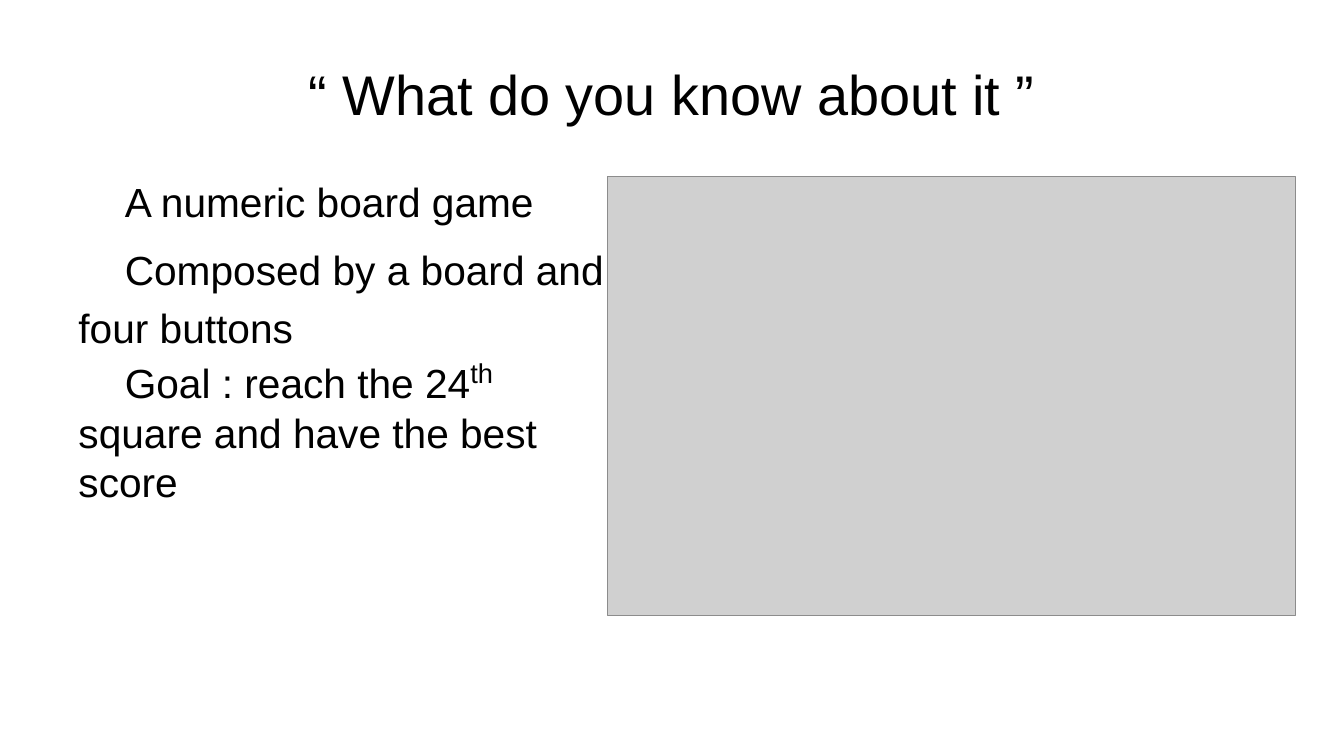
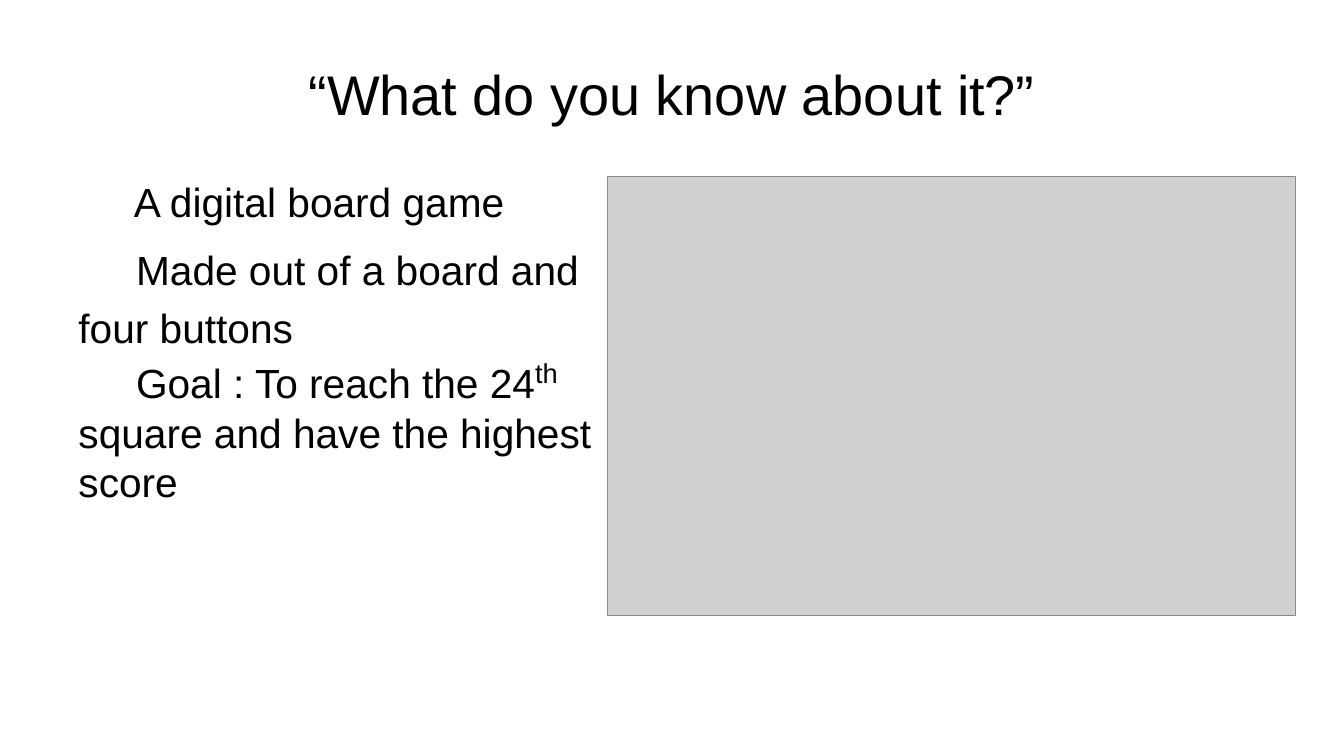
Before and after one commit to GiorgioCaculli/B2_TTMC_Doc, a slide deck: slide 4 of PowerPoint1.odp. Drawn at 1344x756 pixels with LibreOffice and Linux fonts; fonts in the diff are those of the drawing; grey boxes stand for pictures; background and template pictures are left out. Boxes give left, top, right and bottom in pixels: in the first picture for what was removed or moved away, otherwise in the second. Text is boxed around its words. In the diff, an @@ line names an element or a change of style, - is before the commit and + after.

Commit message:
pptx to PDF

```diff
--- a/PowerPoint1.odp
+++ b/PowerPoint1.odp
@@ title at box(309, 74, 1035, 125): text changed @@
-“ What do you know about it ”
+“What do you know about it?”
@@ text at box(134, 187, 579, 286): text changed @@
-● A numeric board game
-● Composed by a board and
+● A digital board game
+● Made out of a board and
@@ text at box(78, 368, 591, 456): text changed @@
-● Goal : reach the 24th
-square and have the best
+● Goal : To reach the 24th
+square and have the highest
```
Also in this commit, not shown: 12 other slides changed, 1 slide added, 1 slide removed, 1 other file.
